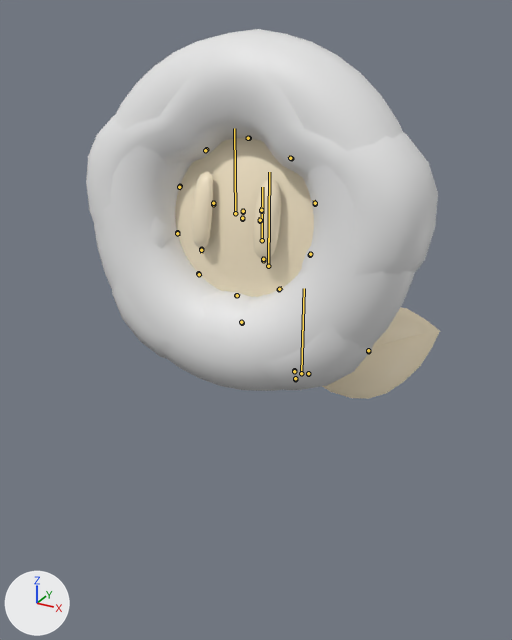
Two versions of the FBX model Assets/Models/objects/wonder/flower/Womder.fbx, one commit apart.
Rendered twice from a 50 mm camera at (1.24, -2.71, 1.58) aimed at (-0.07, -0.32, 0.39). Lighting does not change. The marker at lower left points along +X, +Y and +Z. The bones that bend it are drawn over the model as lines.

In view in the first picture: 'WonderFlower'.
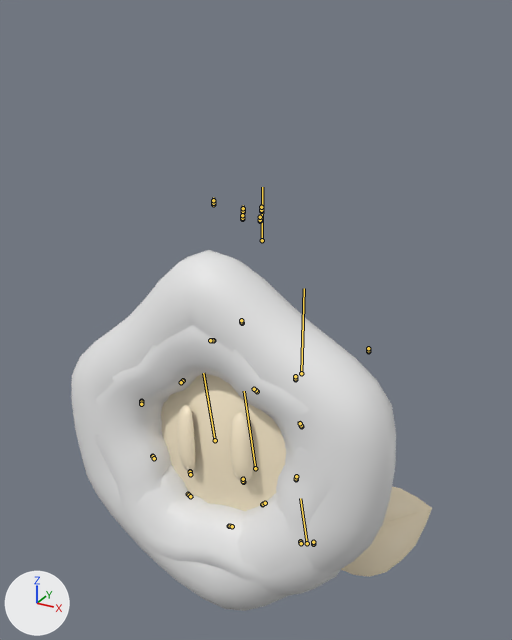
The newer file adds an action. The first version stands in its rest pose; the second is drawn at frame 104 of the action 'WonderFlower_skeleton|WonderFlower_skeleton|WonderFlower_skeleton|DemoWaitToWait'.

The change, as JSON lines over the scene's bpy script:
```json
{"block": "bone_rot_root", "where": "bone_rot_root = bpy.data.objects['WonderFlower_skeleton'].pose.bones['Rot_Root']  # child of 'Root'"}
{"op": "set", "path": "bone_rot_root.rotation_quaternion", "old": "(1.0, 0.0, 0.0, 0.0)", "new": "(0.707, 0.0, 0.707, 0.0)", "note": "degrees (0, 0, 0) -> degrees (0, 90, 0)"}
{"block": "bone_skl_root", "where": "bone_skl_root = bpy.data.objects['WonderFlower_skeleton'].pose.bones['Skl_Root']  # child of 'Rot_Root'"}
{"op": "set", "path": "bone_skl_root.location", "old": "(0.0, 0.0, 0.0)", "new": "(-0.1, -0.896, 0.104)"}
{"op": "set", "path": "bone_skl_root.rotation_quaternion", "old": "(1.0, 0.0, 0.0, 0.0)", "new": "(0.705, -0.06, -0.705, 0.06)", "note": "degrees (0, 0, 0) -> degrees (-90, -80, 90)"}
{"block": "bone_flower_01", "where": "bone_flower_01 = bpy.data.objects['WonderFlower_skeleton'].pose.bones['Flower_01']  # child of 'Stem'"}
{"op": "set", "path": "bone_flower_01.rotation_quaternion", "old": "(1.0, 0.0, 0.0, 0.0)", "new": "(1.0, -0.006, -0.006, -0.006)", "note": "degrees (0, 0, 0) -> degrees (-1, -1, -1)"}
{"block": "bone_floweraround_a", "where": "bone_floweraround_a = bpy.data.objects['WonderFlower_skeleton'].pose.bones['Floweraround_A']  # child of 'Floweraround'"}
{"op": "set", "path": "bone_floweraround_a.location", "old": "(0.0, 0.0, 0.0)", "new": "(0.142, 0.0, 0.0)"}
{"block": "bone_floweraround_b", "where": "bone_floweraround_b = bpy.data.objects['WonderFlower_skeleton'].pose.bones['Floweraround_B']  # child of 'Floweraround'"}
{"op": "set", "path": "bone_floweraround_b.location", "old": "(0.0, 0.0, 0.0)", "new": "(0.012, 0.0, 0.0)"}
{"block": "bone_floweraround_c", "where": "bone_floweraround_c = bpy.data.objects['WonderFlower_skeleton'].pose.bones['Floweraround_C']  # child of 'Floweraround'"}
{"op": "set", "path": "bone_floweraround_c.location", "old": "(0.0, 0.0, 0.0)", "new": "(0.132, 0.0, 0.0)"}
{"block": "bone_floweraround_d", "where": "bone_floweraround_d = bpy.data.objects['WonderFlower_skeleton'].pose.bones['Floweraround_D']  # child of 'Floweraround'"}
{"op": "set", "path": "bone_floweraround_d.location", "old": "(0.0, 0.0, 0.0)", "new": "(0.103, 0.0, 0.0)"}
{"block": "bone_floweraround_e", "where": "bone_floweraround_e = bpy.data.objects['WonderFlower_skeleton'].pose.bones['Floweraround_E']  # child of 'Floweraround'"}
{"op": "set", "path": "bone_floweraround_e.location", "old": "(0.0, 0.0, 0.0)", "new": "(0.041, 0.0, 0.0)"}
{"block": "bone_floweraround_f", "where": "bone_floweraround_f = bpy.data.objects['WonderFlower_skeleton'].pose.bones['Floweraround_F']  # child of 'Floweraround'"}
{"op": "set", "path": "bone_floweraround_f.location", "old": "(0.0, 0.0, 0.0)", "new": "(0.087, 0.0, 0.0)"}
{"block": "bone_floweraround_h", "where": "bone_floweraround_h = bpy.data.objects['WonderFlower_skeleton'].pose.bones['Floweraround_H']  # child of 'Floweraround'"}
{"op": "set", "path": "bone_floweraround_h.location", "old": "(0.0, 0.0, 0.0)", "new": "(0.053, 0.0, 0.0)"}
{"block": "bone_floweraround_i", "where": "bone_floweraround_i = bpy.data.objects['WonderFlower_skeleton'].pose.bones['Floweraround_I']  # child of 'Floweraround'"}
{"op": "set", "path": "bone_floweraround_i.location", "old": "(0.0, 0.0, 0.0)", "new": "(0.091, 0.0, 0.0)"}
{"block": "bone_leaf_l", "where": "bone_leaf_l = bpy.data.objects['WonderFlower_skeleton'].pose.bones['Leaf_L']  # child of 'Stem'"}
{"op": "set", "path": "bone_leaf_l.rotation_quaternion", "old": "(1.0, 0.0, 0.0, 0.0)", "new": "(0.999, 0.013, 0.003, -0.05)", "note": "degrees (0, 0, 0) -> degrees (2, 0, -6)"}
{"block": "bone_leaf_r", "where": "bone_leaf_r = bpy.data.objects['WonderFlower_skeleton'].pose.bones['Leaf_R']  # child of 'Stem'"}
{"op": "set", "path": "bone_leaf_r.rotation_quaternion", "old": "(1.0, 0.0, 0.0, 0.0)", "new": "(1.0, 0.0, 0.0, -0.016)", "note": "degrees (0, 0, 0) -> degrees (0, 0, -2)"}
```

Where the change shows, as pixel boxes [x1, y1, x2, y2] in the pictures (512 x 640 px):
```json
{"object": "WonderFlower", "change": "posed", "before": [86, 29, 440, 399], "after": [71, 250, 432, 611]}
{"bone": "Skl_Root", "before": "(301, 373) to (301, 371)", "after": "(307, 543) to (307, 542)"}
{"bone": "Flower_01", "before": "(268, 266) to (269, 209)", "after": "(255, 468) to (248, 421)"}
{"bone": "Floweraround_A", "before": "(249, 138) to (246, 138)", "after": "(213, 340) to (211, 340)"}
{"bone": "Floweraround_B", "before": "(206, 149) to (204, 151)", "after": "(183, 380) to (181, 382)"}
{"bone": "Floweraround_C", "before": "(180, 186) to (179, 188)", "after": "(141, 401) to (141, 403)"}
{"bone": "Floweraround_D", "before": "(177, 232) to (178, 235)", "after": "(152, 456) to (153, 458)"}
{"bone": "Floweraround_E", "before": "(198, 273) to (200, 275)", "after": "(188, 494) to (190, 495)"}
{"bone": "Floweraround_F", "before": "(236, 295) to (238, 296)", "after": "(229, 526) to (231, 526)"}
{"bone": "Floweraround_H", "before": "(310, 255) to (311, 252)", "after": "(296, 479) to (296, 477)"}
{"bone": "Floweraround_I", "before": "(315, 204) to (314, 201)", "after": "(301, 426) to (300, 424)"}
{"bone": "Leaf_L", "before": "(308, 374) to (308, 372)", "after": "(313, 544) to (313, 542)"}
{"bone": "Leaf_R", "before": "(294, 370) to (294, 372)", "after": "(300, 541) to (301, 543)"}
```
